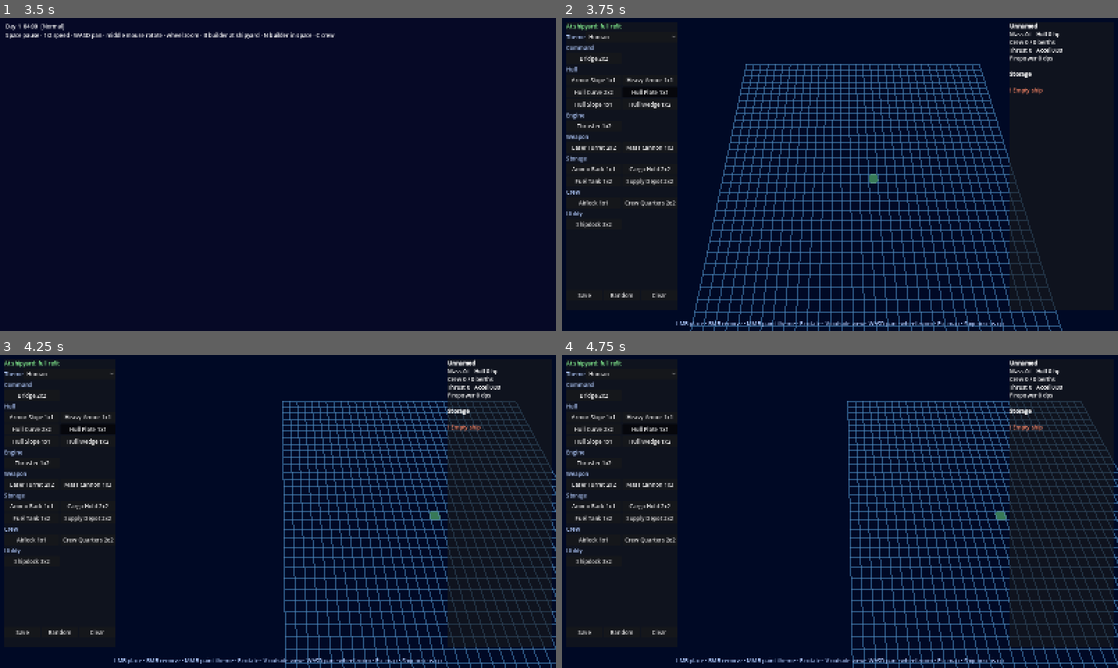
Above: before the commit, frames 1-4 (two rows, left to right).
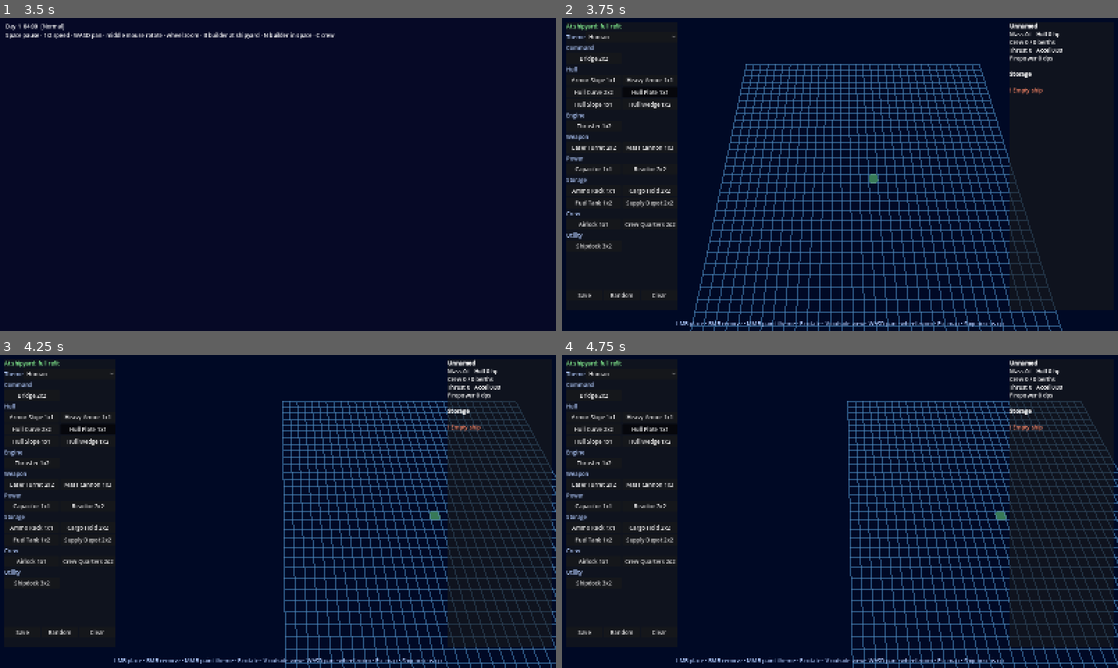
Above: after the commit, the same moments.

Repository: Littlebutta/Space-Lord
Game: Godot game, scene res://scenes/main.tscn
Two runs of this game, one before a commit and one after it. Both use one fixed random seed, a clock stepped at 60 frames per second and the inputs below.
Inputs (mouse positions are in pixels of both pictures, inside the frame that each line leads up to):
- Up to frame 1 (3.5 s): tap Enter at 0.5 s; move the mouse to (400, 158) at 0.52 s; hold Right (ui_right) 0.53-1.25 s; tap 1 at 0.6 s; click (400, 158) at 0.67 s; tap Space at 0.77, 2 s; drag from (166, 190) to (250, 237) at 1.27 s; move the mouse to (333, 105) at 2.02 s; hold Right (ui_right) 2.03-2.75 s; tap R at 2.1 s; drag from (250, 237) to (111, 127) at 2.77 s
- Up to frame 2 (3.75 s): tap Enter at 3.5 s; move the mouse to (1006, 221) at 3.52 s; hold Left (ui_left) from 3.53 s (still down); tap B at 3.6 s
- Up to frame 3 (4.25 s): keep holding Left (ui_left); tap Space at 3.77 s
- Up to frame 4 (4.75 s): release Left (ui_left) at 4.25 s; drag from (673, 464) to (756, 433) at 4.27 s

Frame 1 is identical in both runs. In frame 2, 1.1% of the frame differs, in the area x 0-21%, y 44-75%; in frame 3, 1.1%; in frame 4, 1.1%.

Commit message:
Ship power: reactors, capacitors, and lasers that fire on power
Reactors burn hauled fuel to charge the grid, capacitors store it,
and the Laser Turret draws power per shot instead of ammo.
ShipState.shoot(i) is the firing gate and emits fired(i).

Co-Authored-By: Claude Opus 5.5 <noreply@anthropic.com>
Claude-Session: https://claude.ai/code/session_0127pNqkjgfMa5ouBfkhzXh1

Diff:
--- /dev/null
+++ b/godot/data/modules/capacitor.tres
@@ -0,0 +1,17 @@
+[gd_resource type="Resource" script_class="ShipModule" load_steps=2 format=3]
+
+[ext_resource type="Script" path="res://scripts/ships/ship_module.gd" id="1"]
+
+[resource]
+script = ExtResource("1")
+id = &"capacitor"
+display_name = "Capacitor"
+category = "power"
+size = Vector2i(1, 1)
+color = Color(0.45, 0.6, 1.0, 1)
+mass = 2.0
+hp = 70.0
+power_cap = 150.0
+salvage = {"alloy": 1.0, "electronics": 2.0}
+blocked = Array[Rect2]([Rect2(0, 0, 1, 0.5)])
+access = PackedVector2Array(0.5, 0.75)
--- /dev/null
+++ b/godot/data/modules/generator.tres
@@ -0,0 +1,20 @@
+[gd_resource type="Resource" script_class="ShipModule" load_steps=2 format=3]
+
+[ext_resource type="Script" path="res://scripts/ships/ship_module.gd" id="1"]
+
+[resource]
+script = ExtResource("1")
+id = &"generator"
+display_name = "Reactor"
+category = "power"
+size = Vector2i(2, 2)
+color = Color(0.3, 0.8, 0.95, 1)
+mass = 6.0
+hp = 150.0
+power_out = 10.0
+power_cap = 20.0
+needs_near = {"fuel_tank": 6}
+upkeep = {"fuel": 3.0}
+salvage = {"alloy": 3.0, "electronics": 3.0}
+blocked = Array[Rect2]([Rect2(0, 0, 2, 1.5)])
+access = PackedVector2Array(0.5, 1.75, 1.5, 1.75)
--- a/godot/data/modules/turret.tres
+++ b/godot/data/modules/turret.tres
@@ -8,11 +8,12 @@
 display_name = "Laser Turret"
 category = "weapon"
 size = Vector2i(2, 2)
-color = Color(0.85, 0.25, 0.45, 1)
+color = Color(0.9, 0.15, 0.12, 1)
 mass = 5.0
 hp = 160.0
 crew = 2
 firepower = 12.0
+shot_power = 15.0
 salvage = {"alloy": 3.0, "electronics": 3.0}
 blocked = Array[Rect2]([Rect2(0, 0, 2, 0.5), Rect2(0, 1.5, 0.5, 0.5), Rect2(1.5, 1.5, 0.5, 0.5)])
 access = PackedVector2Array(0.75, 0.6, 1.25, 0.6)
--- a/godot/scripts/crew/crew_sim.gd
+++ b/godot/scripts/crew/crew_sim.gd
@@ -69,6 +69,7 @@
 		_act(c, delta)
 	_separate()
 	state.tick(delta * hours_per_second)
+	state.power.tick(delta)
 	state.pieces.tick(delta)
 	_draw(delta)
 
--- a/godot/scripts/crew/ship_state.gd
+++ b/godot/scripts/crew/ship_state.gd
@@ -3,6 +3,9 @@
 ## Live condition of a built ship: damage, the fuel/ammo/food each
 ## module keeps on hand, and who is at its station. Crew change this;
 ## flight and combat read is_running() to know what actually works.
+
+## Weapon module i fired a shot (effects and battle hook onto this).
+signal fired(i: int)
 
 const BUFFER_HOURS := 3.0  # hours of upkeep a module can keep on hand
 const REBUILT := 0.25  # share of hp a module is rebuilt with
@@ -16,6 +19,7 @@
 var operators := PackedInt32Array()  # crew at each station right now
 var auto := PackedFloat32Array()  # seconds of unmanned firing left
 var pieces: ShipPieces  # how the ship has broken apart
+var power: ShipPower  # generators and capacitors
 
 
 func _init(d: ShipDesign, fill := 0.5) -> void:
@@ -32,6 +36,7 @@
 		stock.append(s)
 	operators.resize(d.modules.size())
 	pieces = ShipPieces.new(d)
+	power = ShipPower.new(self, fill)
 
 
 func size() -> int:
@@ -188,6 +193,20 @@
 	auto[i] = minf(auto[i] + delta * AUTO_REST, module(i).auto_time)
 
 
+## Weapon i can shoot now: running, and lasers need power for a shot.
+func can_shoot(i: int) -> bool:
+	var m := module(i)
+	return m.firepower > 0.0 and is_running(i) and power.charge >= m.shot_power
+
+
+## Fires weapon i once if it can, paying any power; emits `fired`.
+func shoot(i: int) -> bool:
+	if not can_shoot(i) or not power.draw(module(i).shot_power):
+		return false
+	fired.emit(i)
+	return true
+
+
 ## Burns the on-hand supplies of running modules.
 func tick(hours: float) -> void:
 	for i in size():
--- a/godot/scripts/ships/module_library.gd
+++ b/godot/scripts/ships/module_library.gd
@@ -3,7 +3,7 @@
 ## Every ShipModule .tres under res://data/modules, loaded once.
 
 const DIR := "res://data/modules/"
-const ORDER := ["command", "hull", "engine", "weapon", "storage", "crew", "utility"]
+const ORDER := ["command", "hull", "engine", "weapon", "power", "storage", "crew", "utility"]
 
 static var _all: Array[ShipModule] = []
 
--- a/godot/scripts/ships/ship_module.gd
+++ b/godot/scripts/ships/ship_module.gd
@@ -19,6 +19,12 @@
 ## Seconds an engine can fire with nobody at it before crew must take over.
 @export var auto_time := 0.0
 @export var firepower := 0.0  # damage per second, needs ammo upkeep
+@export_group("Power")
+@export var power_out := 0.0  # power made per second while running
+@export var power_cap := 0.0  # power it can store (capacitors, buffers)
+## Power each shot draws from the grid (lasers); 0 means it uses ammo.
+@export var shot_power := 0.0
+@export_group("")
 @export var storage := {}  # resource id -> capacity it adds
 @export var upkeep := {}  # resource id -> units used per game hour
 ## Side thrust leaves from when unturned, e.g. (0, 1) = out the back.
--- /dev/null
+++ b/godot/scripts/ships/ship_power.gd
@@ -0,0 +1,55 @@
+class_name ShipPower
+extends RefCounted
+## The ship's power grid. Generators make power while running, which
+## means crew have hauled fuel into them. Capacitors store it, so the
+## ship can run without them but a big draw (a laser volley) drains the
+## generator's own small buffer fast. Only parts tied to the bridge
+## count; see ShipPieces.powered.
+
+var state: ShipState
+var charge := 0.0  # power stored right now
+
+
+func _init(s: ShipState, fill := 0.5) -> void:
+	state = s
+	charge = capacity() * fill
+
+
+## Power the grid can hold: generator buffers plus capacitors.
+func capacity() -> float:
+	var cap := 0.0
+	for i in state.size():
+		if _on_grid(i):
+			cap += state.module(i).power_cap
+	return cap
+
+
+## Power made per second by running generators.
+func output() -> float:
+	var out := 0.0
+	for i in state.size():
+		if state.module(i).power_out > 0.0 and state.is_running(i):
+			out += state.module(i).power_out
+	return out
+
+
+## Share of capacity charged, 0..1, for bars.
+func share() -> float:
+	var cap := capacity()
+	return charge / cap if cap > 0.0 else 0.0
+
+
+func tick(delta: float) -> void:
+	charge = clampf(charge + output() * delta, 0.0, capacity())
+
+
+## Takes `amount` from the grid; false (and takes nothing) if short.
+func draw(amount: float) -> bool:
+	if charge < amount:
+		return false
+	charge -= amount
+	return true
+
+
+func _on_grid(i: int) -> bool:
+	return state.hp[i] > 0.0 and state.pieces.powered(i)
--- a/godot/scripts/ships/ship_stats.gd
+++ b/godot/scripts/ships/ship_stats.gd
@@ -9,6 +9,8 @@
 var berths := 0  # housed
 var thrust := 0.0
 var firepower := 0.0
+var power_out := 0.0  # per second, all generators running
+var power_cap := 0.0
 var storage := {}  # resource -> capacity
 var upkeep := {}  # resource -> units per game hour
 var warnings: Array[String] = []
@@ -22,6 +24,8 @@
 	s.berths = int(d.total(&"berths"))
 	s.thrust = d.total(&"thrust")
 	s.firepower = d.total(&"firepower")
+	s.power_out = d.total(&"power_out")
+	s.power_cap = d.total(&"power_cap")
 	s.storage = d.total_dict(&"storage")
 	s.upkeep = d.total_dict(&"upkeep")
 	s._check(d)
@@ -48,6 +52,8 @@
 		warnings.append("Crew needs %d berths, has %d" % [crew, berths])
 	if thrust <= 0.0:
 		warnings.append("No engines: the ship can't move")
+	if power_out <= 0.0 and d.modules.any(func(m): return m.shot_power > 0.0):
+		warnings.append("Lasers need a reactor for power")
 	for res in upkeep:
 		if storage.get(res, 0.0) <= 0.0:
 			warnings.append("Uses %s but has no storage for it" % res)
--- /dev/null
+++ b/godot/tests/test_power.gd
@@ -0,0 +1,47 @@
+extends SceneTree
+## Headless checks for reactors, capacitors and power-hungry lasers:
+## godot --headless --path godot -s res://tests/test_power.gd
+
+var _fails := 0
+
+
+func _init() -> void:
+	var s := ShipState.new(_ship(true), 0.0)
+	_check(s.power.capacity() == 170.0, "reactor buffer plus capacitor")
+	s.stock[1]["fuel"] = 1.0
+	s.power.tick(10.0)
+	_check(s.power.charge == 100.0, "fuelled reactor charges the grid")
+	var shots := [0]
+	s.fired.connect(func(_i): shots[0] += 1)
+	s.operators[3] = 2
+	var n := 0
+	while s.shoot(3):
+		n += 1
+	_check(n == 6 and shots[0] == 6, "laser fires on power, not ammo (%d)" % n)
+	_check(not s.can_shoot(3), "drained grid: laser can't fire")
+	s.stock[1]["fuel"] = 0.0
+	s.power.tick(10.0)
+	_check(s.power.charge < 15.0, "no fuel, no power")
+	var bare := ShipState.new(_ship(false), 0.0)
+	bare.stock[1]["fuel"] = 1.0
+	bare.power.tick(100.0)
+	_check(bare.power.charge == 20.0, "no capacitor: only the reactor buffer")
+	_check(ShipStats.of(_ship(true)).power_out == 10.0, "stats count reactor output")
+	print("power tests: %s" % ("FAILED %d" % _fails if _fails else "ok"))
+	quit(1 if _fails else 0)
+
+
+## Bridge, reactor, optional capacitor, laser turret.
+func _ship(cap: bool) -> ShipDesign:
+	var d := ShipDesign.new()
+	d.add(ModuleLibrary.by_id(&"bridge"), Vector2i.ZERO)
+	d.add(ModuleLibrary.by_id(&"generator"), Vector2i(2, 0))
+	d.add(ModuleLibrary.by_id(&"capacitor" if cap else &"hull"), Vector2i(4, 0))
+	d.add(ModuleLibrary.by_id(&"turret"), Vector2i(0, 2))
+	return d
+
+
+func _check(ok: bool, what: String) -> void:
+	if not ok:
+		_fails += 1
+		print("FAIL: ", what)
Not shown, changed: .github/workflows/game.yml
